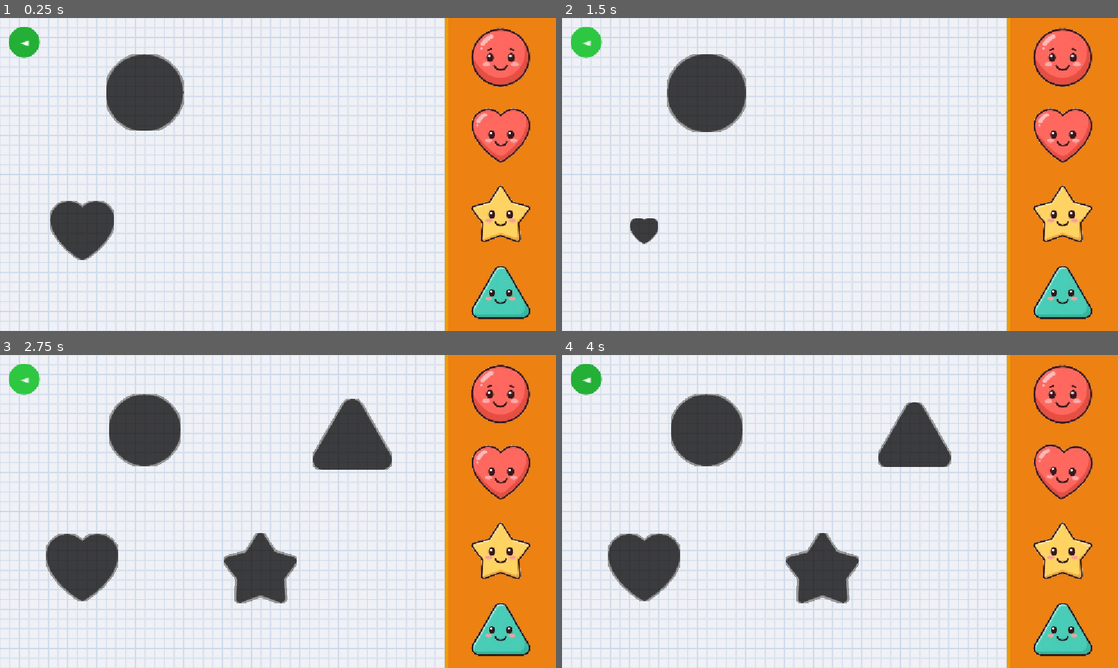
Above: before the commit, frames 1-4 (two rows, left to right).
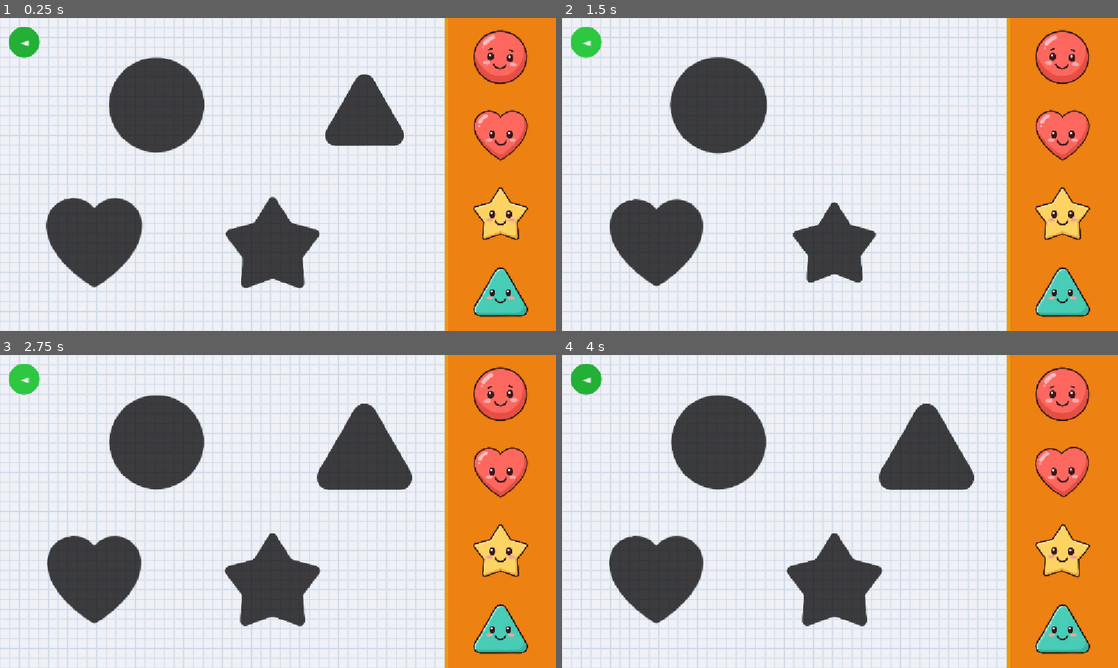
Above: after the commit, the same moments.

Repository: emirsalihgmrk/toddler-games
Game: Godot game, scene res://scenes/shadow-matching/shadow_matching.tscn
Two runs of this game, one before a commit and one after it. Both use one fixed random seed, a clock stepped at 60 frames per second and the inputs below. Sound files missing from this copy of the repository are replaced by a short silence.
Inputs (mouse positions are in pixels of both pictures, inside the frame that each line leads up to):
- Up to frame 1 (0.25 s): no input
- Up to frame 2 (1.5 s): click "◄" at 0.5 s; click "◄" at 1.25 s
- Up to frame 3 (2.75 s): click "◄" at 2 s
- Up to frame 4 (4 s): move the mouse to (962, 495) at 2.77 s; click (962, 495) at 2.92 s; drag from (728, 527) to (812, 574) at 3.52 s

The runs differ from the first frame. In frame 1, 11% of the frame differs, in the area x 8-96%, y 3-97%; in frame 2, 9.6%; in frame 3, 10%; in frame 4, 10%.

Commit message:
Add vehicle/toy shape sets and refine shadow-matching visuals
- Add three new shape sets (toys, emergency vehicles, transport) with sprites
- Rework drag items to rest smaller and grow to shadow size on pickup
- Simplify shadow shader to a flat silhouette and enlarge shadow targets
- Animate shadows in with fade + scale
- Remove decorative star rows from the level-complete screen

Co-Authored-By: Claude Opus 4.8 <noreply@anthropic.com>

Diff:
--- a/scenes/level_complete/level_complete.gd
+++ b/scenes/level_complete/level_complete.gd
@@ -39,12 +39,3 @@
 	var tw_c := create_tween().set_loops()
 	for c in cols:
 		tw_c.tween_property(label, "modulate", c, 0.38).set_trans(Tween.TRANS_SINE)
-
-	# Stars subtle pulse (offset phase)
-	for star_path in ["UI/Center/VBox/StarsTop", "UI/Center/VBox/StarsBot"]:
-		var star: Label = get_node(star_path)
-		star.pivot_offset = star.size / 2.0
-		var tw_star := create_tween().set_loops()
-		tw_star.tween_interval(0.25)
-		tw_star.tween_property(star, "scale", Vector2(1.12, 1.12), 0.45).set_trans(Tween.TRANS_SINE).set_ease(Tween.EASE_IN_OUT)
-		tw_star.tween_property(star, "scale", Vector2(1.0,  1.0 ), 0.45).set_trans(Tween.TRANS_SINE).set_ease(Tween.EASE_IN_OUT)
--- a/scenes/level_complete/level_complete.tscn
+++ b/scenes/level_complete/level_complete.tscn
@@ -20,14 +20,6 @@
 [node name="VBox" type="VBoxContainer" parent="UI/Center"]
 theme_override_constants/separation = 16
 
-[node name="StarsTop" type="Label" parent="UI/Center/VBox"]
-text = "  ★    ★    ★  "
-horizontal_alignment = 1
-theme_override_colors/font_color = Color(1.0, 0.88, 0.0, 1.0)
-theme_override_font_sizes/font_size = 52
-theme_override_colors/font_outline_color = Color(0.45, 0.25, 0.0, 1.0)
-theme_override_constants/outline_size = 4
-
 [node name="CongratsLabel" type="Label" parent="UI/Center/VBox"]
 text = "CONGRATULATIONS!"
 horizontal_alignment = 1
@@ -36,12 +28,4 @@
 theme_override_colors/font_outline_color = Color(0.0, 0.0, 0.0, 0.9)
 theme_override_constants/outline_size = 7
 
-[node name="StarsBot" type="Label" parent="UI/Center/VBox"]
-text = "  ★    ★    ★  "
-horizontal_alignment = 1
-theme_override_colors/font_color = Color(1.0, 0.88, 0.0, 1.0)
-theme_override_font_sizes/font_size = 52
-theme_override_colors/font_outline_color = Color(0.45, 0.25, 0.0, 1.0)
-theme_override_constants/outline_size = 4
-
 [node name="Audio" type="AudioStreamPlayer" parent="."]
--- a/scenes/shadow-matching/shadow_matching.gd
+++ b/scenes/shadow-matching/shadow_matching.gd
@@ -1,10 +1,13 @@
 extends Control
 
 const SNAP_THRESHOLD  := 90.0
-const DRAG_SCALE      := 0.82
+const REST_SCALE      := 0.762
 const SHAPE_SETS := [
 	["circle", "heart", "star", "triangle"],
 	["square", "cloud", "flower", "hexagon"],
+	["rocket", "soccer_ball", "building_block", "teddy_bear"],
+	["police_car", "fire_truck", "taxi", "ambulance"],
+	["airplane", "train", "ship", "submarine"],
 ]
 const LevelCompleteScene = preload("res://scenes/level_complete/level_complete.tscn")
 
@@ -37,21 +40,26 @@
 		drag.name      = "DragItem_" + s_cap
 		_item_home_pos[s_cap]  = drag.position
 		_item_home_size[s_cap] = drag.size
+		# Panel items rest smaller than the shadows; they grow to full (shadow) size when dragged.
+		drag.pivot_offset = drag.size / 2.0
+		drag.scale        = Vector2(REST_SCALE, REST_SCALE)
 	$BackButton.pressed.connect(_on_back_pressed)
+	_animate_shadows_in()
+	var delays := [0.0, 0.9, 1.8, 2.7]
+	for i in _shapes.size():
+		var item := right_panel.get_node("DragItem_" + _shapes[i]) as TextureRect
+		_start_wobble(item, delays[i])
+
+func _animate_shadows_in() -> void:
 	for i in _shapes.size():
 		var shadow := get_node("Shadow_" + _shapes[i]) as TextureRect
 		shadow.pivot_offset = shadow.size / 2.0
-		shadow.scale = Vector2.ZERO
-		var stw := create_tween()
-		stw.tween_interval(i * 0.15)
-		stw.tween_property(shadow, "scale", Vector2.ONE, 0.35) \
-			.set_trans(Tween.TRANS_BACK).set_ease(Tween.EASE_OUT)
-	var delays := [0.6, 1.5, 2.4, 3.3]
-	for i in _shapes.size():
-		var item := right_panel.get_node("DragItem_" + _shapes[i]) as TextureRect
-		item.pivot_offset = item.size / 2.0
-		item.scale = Vector2(DRAG_SCALE, DRAG_SCALE)
-		_start_wobble(item, delays[i])
+		shadow.modulate.a   = 0.0
+		shadow.scale        = Vector2(0.8, 0.8)
+		var tw := create_tween().set_parallel() \
+				.set_trans(Tween.TRANS_BACK).set_ease(Tween.EASE_OUT)
+		tw.tween_property(shadow, "modulate:a", 1.0, 0.3).set_delay(i * 0.08)
+		tw.tween_property(shadow, "scale", Vector2.ONE, 0.3).set_delay(i * 0.08)
 
 func _input(event: InputEvent) -> void:
 	if event is InputEventMouseButton and event.button_index == MOUSE_BUTTON_LEFT:
@@ -73,6 +81,12 @@
 			item.global_position = saved_pos
 			_dragging    = item
 			_drag_offset = saved_pos - gpos
+			# Grow to full (shadow) size when the drag starts; scale grows around the centered pivot.
+			item.pivot_offset = item.size / 2.0
+			var shadow := get_node("Shadow_" + s) as TextureRect
+			var full_scale := shadow.size.x / item.size.x
+			create_tween().tween_property(item, "scale", Vector2(full_scale, full_scale), 0.12) \
+					.set_trans(Tween.TRANS_BACK).set_ease(Tween.EASE_OUT)
 			snd_pickup.play()
 			return
 
@@ -110,9 +124,10 @@
 
 	item.pivot_offset = item.size / 2.0
 	var tw := create_tween().set_parallel()
-	tw.tween_property(item, "global_position", shadow.global_position, 0.22)
-	tw.tween_property(item, "scale", Vector2.ONE, 0.28) \
-		.set_trans(Tween.TRANS_BACK).set_ease(Tween.EASE_OUT)
+	tw.tween_property(item, "global_position", shadow.global_position, 0.18)
+	tw.tween_property(item, "size",            shadow.size,            0.18)
+	tw.tween_property(item, "scale",           Vector2.ONE,            0.18) \
+			.set_trans(Tween.TRANS_BACK).set_ease(Tween.EASE_OUT)
 	tw.chain().tween_callback(func(): _start_wobble(item, 0.0))
 
 	_matched_count += 1
@@ -134,7 +149,7 @@
 	item.reparent(right_panel, false)
 	item.position = _item_home_pos[shape]
 	item.size     = _item_home_size[shape]
-	item.scale    = Vector2(DRAG_SCALE, DRAG_SCALE)
+	item.scale    = Vector2(REST_SCALE, REST_SCALE)
 	_start_wobble(item, 0.6)
 
 func _find_item(shape: String) -> TextureRect:
--- a/scenes/shadow-matching/shadow_matching.tscn
+++ b/scenes/shadow-matching/shadow_matching.tscn
@@ -21,16 +21,8 @@
 [sub_resource type="Shader" id="Shader_shadow"]
 code = "shader_type canvas_item;
 void fragment() {
-	vec2 ps = TEXTURE_PIXEL_SIZE;
 	float a = texture(TEXTURE, UV).a;
-	float nb = clamp(
-		texture(TEXTURE, UV + vec2(4.0, 0.0) * ps).a +
-		texture(TEXTURE, UV + vec2(-4.0, 0.0) * ps).a +
-		texture(TEXTURE, UV + vec2(0.0, 4.0) * ps).a +
-		texture(TEXTURE, UV + vec2(0.0, -4.0) * ps).a,
-		0.0, 1.0);
-	float border = nb * (1.0 - a);
-	COLOR = vec4(0.6 * border, 0.6 * border, 0.6 * border, a * 0.75 + border);
+	COLOR = vec4(0.0, 0.0, 0.0, a * 0.75);
 }"
 
 [sub_resource type="ShaderMaterial" id="ShaderMaterial_shadow"]
@@ -93,8 +85,8 @@
 layout_mode = 0
 offset_left = 225.0
 offset_top = 80.0
-offset_right = 375.0
-offset_bottom = 230.0
+offset_right = 425.0
+offset_bottom = 280.0
 expand_mode = 1
 stretch_mode = 5
 material = SubResource("ShaderMaterial_shadow")
@@ -103,8 +95,8 @@
 layout_mode = 0
 offset_left = 95.0
 offset_top = 365.0
-offset_right = 245.0
-offset_bottom = 515.0
+offset_right = 295.0
+offset_bottom = 565.0
 expand_mode = 1
 stretch_mode = 5
 material = SubResource("ShaderMaterial_shadow")
@@ -113,8 +105,8 @@
 layout_mode = 0
 offset_left = 465.0
 offset_top = 365.0
-offset_right = 615.0
-offset_bottom = 515.0
+offset_right = 665.0
+offset_bottom = 565.0
 expand_mode = 1
 stretch_mode = 5
 material = SubResource("ShaderMaterial_shadow")
@@ -123,8 +115,8 @@
 layout_mode = 0
 offset_left = 655.0
 offset_top = 90.0
-offset_right = 805.0
-offset_bottom = 240.0
+offset_right = 855.0
+offset_bottom = 290.0
 expand_mode = 1
 stretch_mode = 5
 material = SubResource("ShaderMaterial_shadow")
Binary file added: scenes/shadow-matching/assets/lucid-origin_A_collection_of_4_cute_2D_toy_vehicles_shown_in_a_completely_flat_side_profile_a-0-removebg-preview.png
Not shown, added: scenes/shadow-matching/assets/lucid-origin_A_collection_of_4_cute_2D_toy_vehicles_shown_in_a_completely_flat_side_profile_a-0-removebg-preview.png.import
Binary file added: scenes/shadow-matching/assets/sprites/airplane.png
Not shown, added: scenes/shadow-matching/assets/sprites/airplane.png.import
Binary file added: scenes/shadow-matching/assets/sprites/ambulance.png
Not shown, added: scenes/shadow-matching/assets/sprites/ambulance.png.import
Binary file added: scenes/shadow-matching/assets/sprites/building_block.png
Not shown, added: scenes/shadow-matching/assets/sprites/building_block.png.import
Binary file changed: scenes/shadow-matching/assets/sprites/circle.png
Binary file changed: scenes/shadow-matching/assets/sprites/cloud.png
Binary file added: scenes/shadow-matching/assets/sprites/fire_truck.png
Not shown, added: scenes/shadow-matching/assets/sprites/fire_truck.png.import
(and 22 more such lines)
